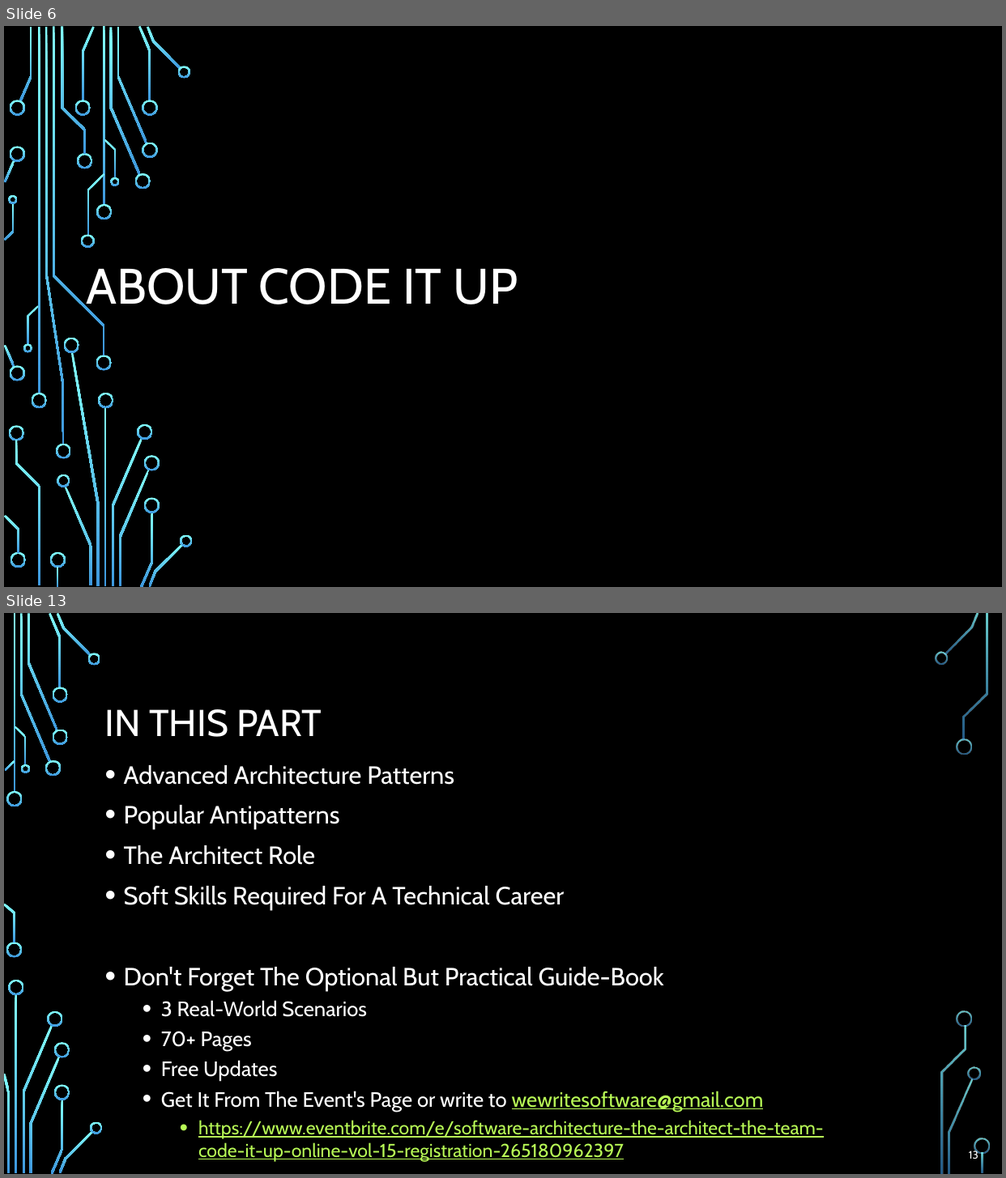
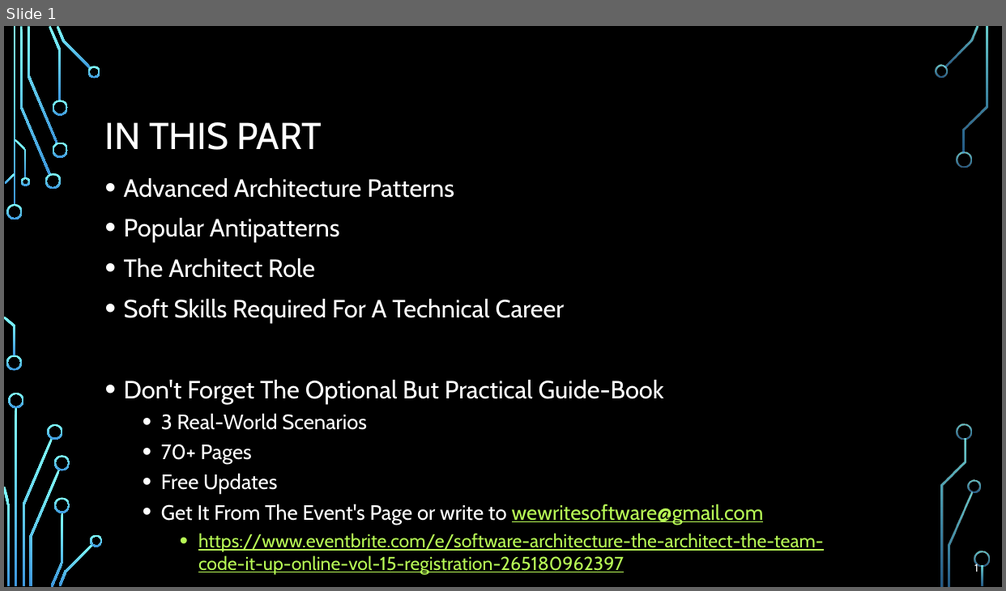
Before and after one commit to profjordanov/doctorate, a slide deck: resources/Software-Architecture-S/Presentation-Part7-The-Architect-Team.pptx. Shown one above the other, each under a label of ours: slides 6 and 13 before the commit, slide 1 after it; the slides between them are not shown. The pictures are 1006x1178 and 1006x591 pixels, drawn with LibreOffice and Linux fonts; fonts in the diff are those of the drawing; background and template pictures are left out. Boxes give left, top, right and bottom in pixels: in the first picture for what was removed or moved away, otherwise in the second. Text is boxed around its words. In the diff, an @@ line names an element or a change of style, - is before the commit and + after.

```diff
--- a/resources/Software-Architecture-S/Presentation-Part7-The-Architect-Team.pptx
+++ b/resources/Software-Architecture-S/Presentation-Part7-The-Architect-Team.pptx
@@ slide 6 removed at (4,26,1002,587), background picture (left out) @@
@@ title removed at (87,268,518,315) @@
-ABOUT CODE IT UP
@@ group removed at (4,26,193,587): 50 freeform shapes, 4 rectangles @@
@@ what was slide 13 is now slide 1 @@
@@ page number at (974,563,978,572): text changed @@
-13
+1
```
Also in this commit, not shown: 13 other slides removed.
